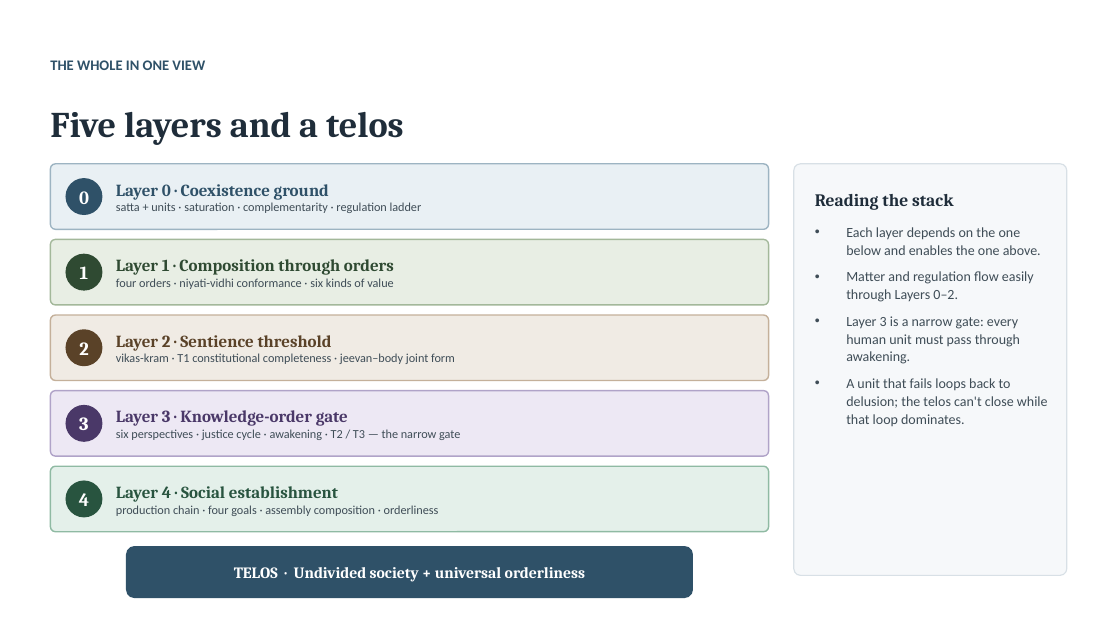
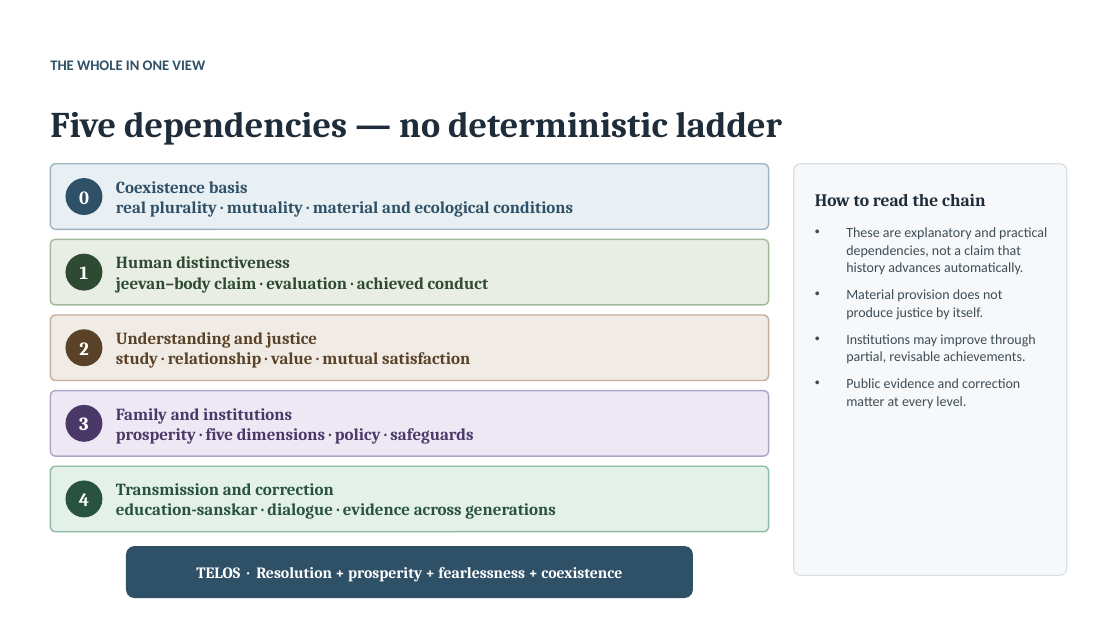
Before and after one commit to raghavamohan/AnalyticMadhyasthDarshan, a slide deck: slide 4 of Studies/How-Undivided-Society-Is-Established/How-Undivided-Society-Is-Established.pptx. Drawn at 1120x630 pixels with LibreOffice and Linux fonts; fonts in the diff are those of the drawing. Boxes give left, top, right and bottom in pixels: in the first picture for what was removed or moved away, otherwise in the second. Text is boxed around its words. In the diff, an @@ line names an element or a change of style, - is before the commit and + after.

```diff
--- a/Studies/How-Undivided-Society-Is-Established/How-Undivided-Society-Is-Established.pptx
+++ b/Studies/How-Undivided-Society-Is-Established/How-Undivided-Society-Is-Established.pptx
@@ text at [50,112,782,145]: text changed @@
-Five layers and a telos
+Five dependencies — no deterministic ladder
@@ text at [116,181,573,217]: text changed; size 10.5 to 14.5 pt; font Calibri to Cambria; text colour #3F4D57 to #2F5168; bold on @@
-Layer 0 · Coexistence ground
-satta + units · saturation · complementarity · regulation ladder
+Coexistence basis
+real plurality · mutuality · material and ecological conditions
@@ text at [815,194,985,206]: text changed @@
-Reading the stack
+How to read the chain
@@ text at [846,227,1047,408]: text changed @@
-• Each layer depends on the one below and enables the one above.
-• Matter and regulation flow easily through Layers 0–2.
-• Layer 3 is a narrow gate: every human unit must pass through awakening.
-• A unit that fails loops back to delusion; the telos can't close while that loop dominates.
+• These are explanatory and practical dependencies, not a claim that history advances automatically.
+• Material provision does not produce justice by itself.
+• Institutions may improve through partial, revisable achievements.
+• Public evidence and correction matter at every level.
@@ text at [116,256,489,293]: text changed; size 10.5 to 14.5 pt; font Calibri to Cambria; text colour #3F4D57 to #2F4A32; bold on @@
-Layer 1 · Composition through orders
-four orders · niyati-vidhi conformance · six kinds of value
+Human distinctiveness
+jeevan–body claim · evaluation · achieved conduct
@@ text at [116,332,470,368]: text changed; size 10.5 to 14.5 pt; font Calibri to Cambria; text colour #3F4D57 to #5A4228; bold on @@
-Layer 2 · Sentience threshold
-vikas-kram · T1 constitutional completeness · jeevan–body joint form
+Understanding and justice
+study · relationship · value · mutual satisfaction
@@ text at [116,408,473,444]: text changed; size 10.5 to 14.5 pt; font Calibri to Cambria; text colour #3F4D57 to #4A3868; bold on @@
-Layer 3 · Knowledge-order gate
-six perspectives · justice cycle · awakening · T2 / T3 — the narrow gate
+Family and institutions
+prosperity · five dimensions · policy · safeguards
@@ text at [116,483,555,519]: text changed; size 10.5 to 14.5 pt; font Calibri to Cambria; text colour #3F4D57 to #28543F; bold on @@
-Layer 4 · Social establishment
-production chain · four goals · assembly composition · orderliness
+Transmission and correction
+education-sanskar · dialogue · evidence across generations
@@ text at [196,567,622,582]: text changed @@
-TELOS · Undivided society + universal orderliness
+TELOS · Resolution + prosperity + fearlessness + coexistence
```
Also in this commit, not shown: 20 other slides changed, 2 slides added, 2 slides removed, 7 other files.
